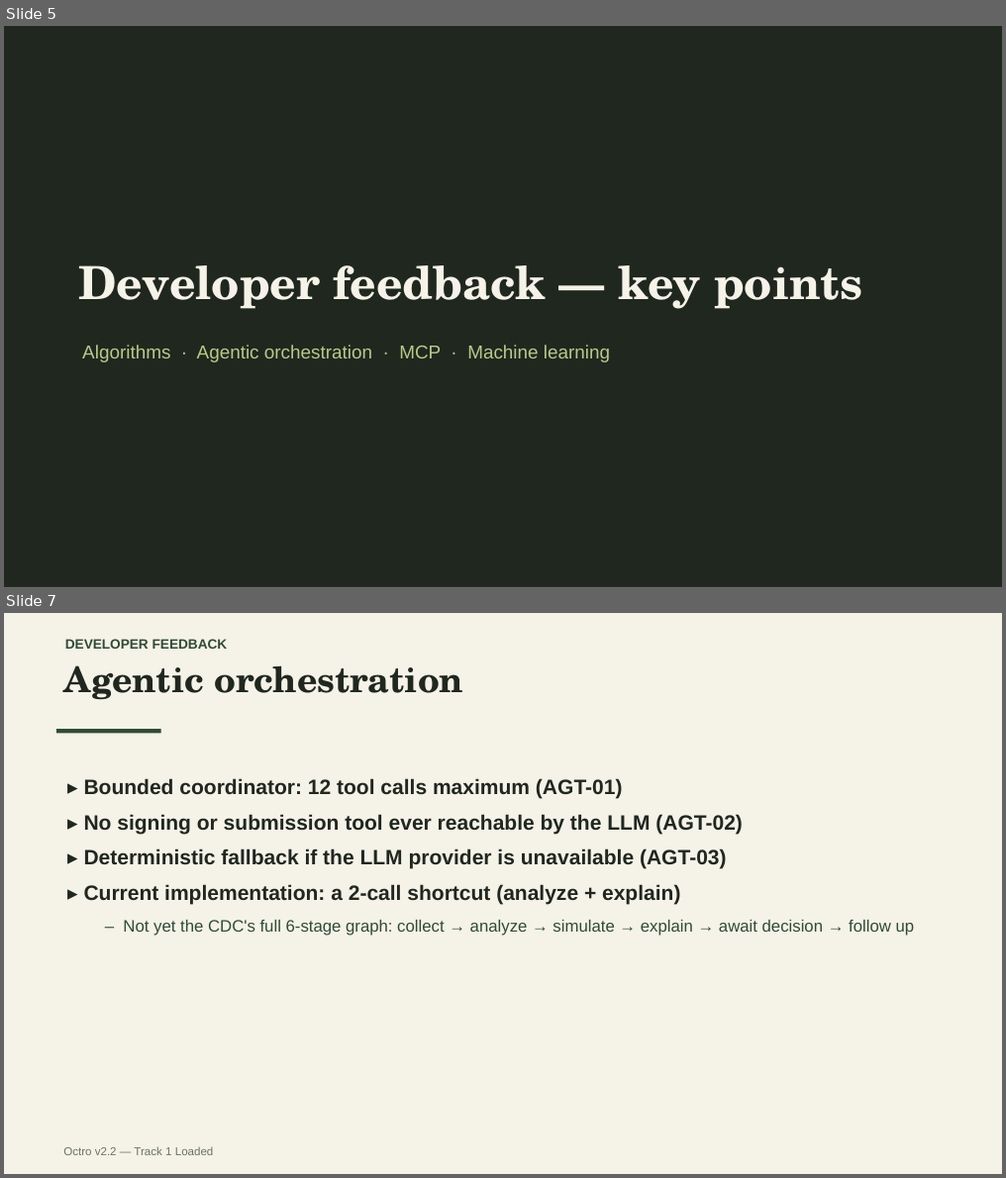
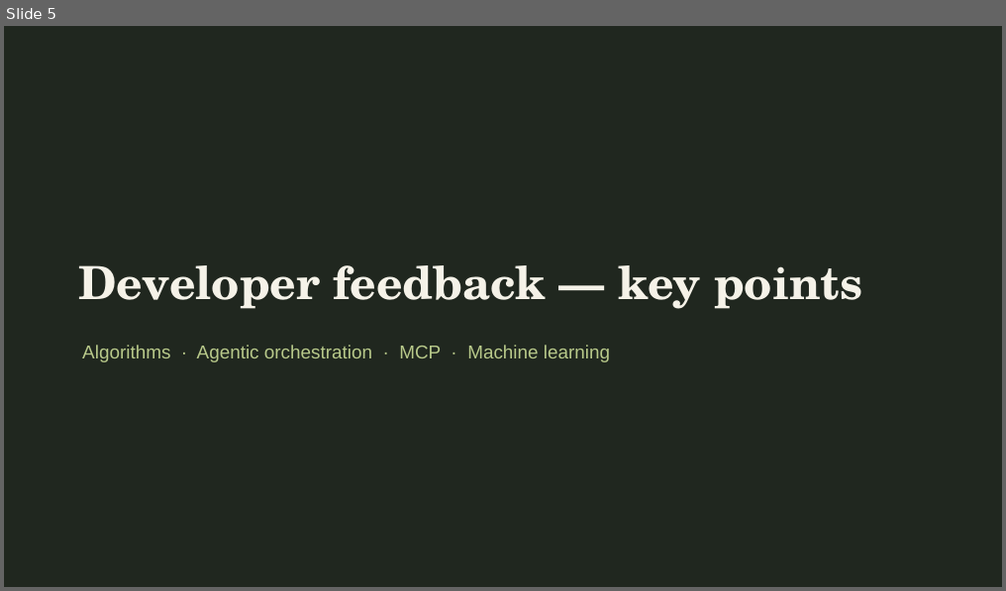
Before and after one commit to KaiZenKOS/Octro, a slide deck: docs/presentation/octro-presentation.pptx. Shown one above the other, each under a label of ours: slides 5 and 7 before the commit, slide 5 after it; the slides between them are not shown. The pictures are 1006x1178 and 1006x591 pixels, drawn with LibreOffice and Linux fonts; fonts in the diff are those of the drawing. Boxes give left, top, right and bottom in pixels: in the first picture for what was removed or moved away, otherwise in the second. Text is boxed around its words. In the diff, an @@ line names an element or a change of style, - is before the commit and + after.

```diff
--- a/docs/presentation/octro-presentation.pptx
+++ b/docs/presentation/octro-presentation.pptx
@@ slide 7 removed at <box>4,613,1002,1174</box>, background #FFFFFF @@
@@ rectangle removed at <box>4,613,1002,1174</box> @@
@@ text removed at <box>65,639,228,649</box> @@
-DEVELOPER FEEDBACK
@@ text removed at <box>63,665,463,700</box> @@
-Agentic orchestration
@@ rectangle removed at <box>56,729,161,734</box> @@
@@ text removed at <box>84,778,915,936</box> @@
-▸ Bounded coordinator: 12 tool calls maximum (AGT-01)
-▸ No signing or submission tool ever reachable by the LLM (AGT-02)
-▸ Deterministic fallback if the LLM provider is unavailable (AGT-03)
-▸ Current implementation: a 2-call shortcut (analyze + explain)
-  – Not yet the CDC's full 6-stage graph: collect → analyze → simulate → explain → await decision → follow up
@@ text removed at <box>63,1147,214,1156</box> @@
-Octro v2.2 — Track 1 Loaded
```
Also in this commit, not shown: 1 slide changed, 3 other slides removed.
